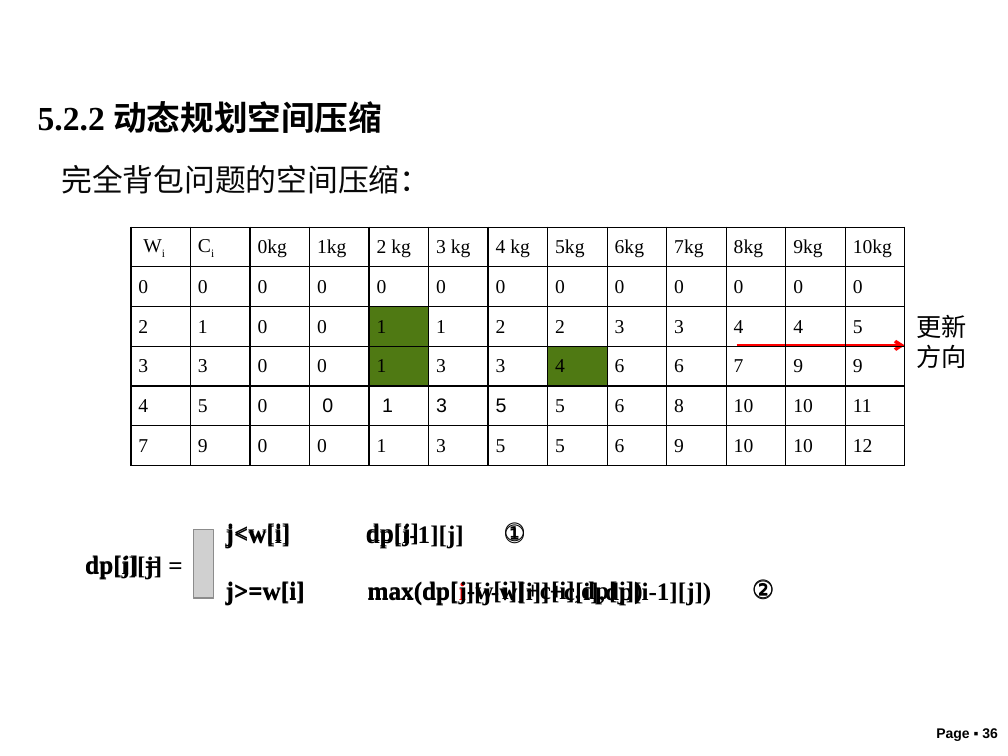
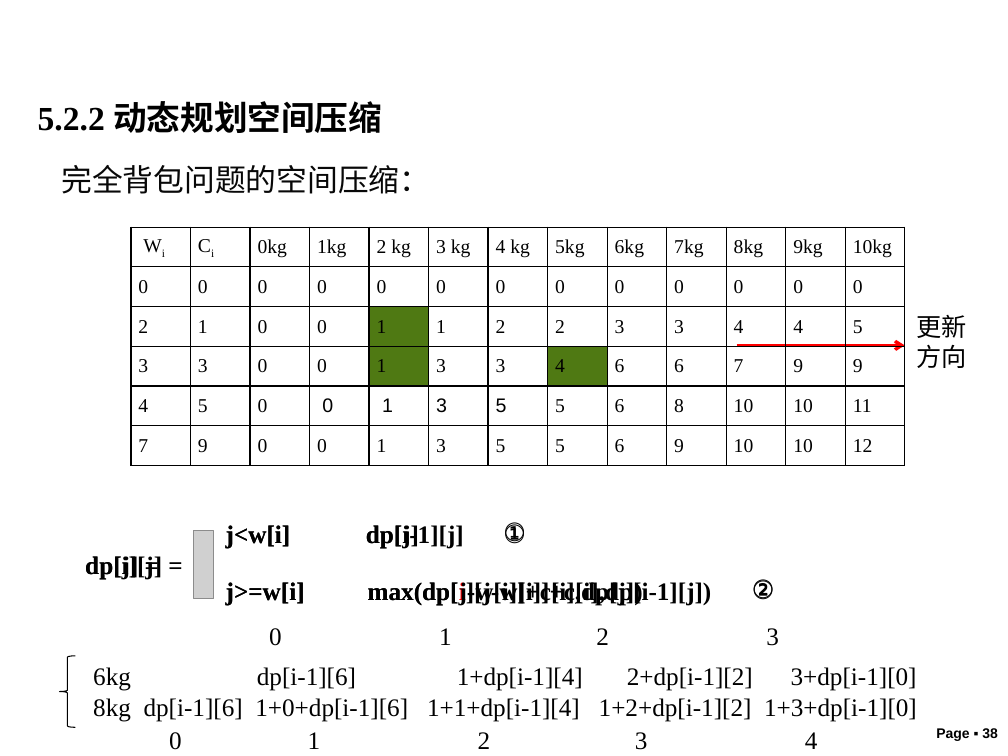
Before and after one commit to liutongling/DP, a slide deck: slide 38 of file/第5章 动态规划法.pptx (slide 36 before the commit). Drawn at 1008x756 pixels with LibreOffice and Linux fonts; fonts in the diff are those of the drawing; grey boxes stand for pictures; background and template pictures are left out. Boxes give left, top, right and bottom in pixels: in the first picture for what was removed or moved away, otherwise in the second. Text is boxed around its words. In the diff, an @@ line names an element or a change of style, - is before the commit and + after.

```diff
--- a/file/第5章 动态规划法.pptx
+++ b/file/第5章 动态规划法.pptx
@@ text "j>=w[i] max(dp[j-w[i]]+c[i],dp[j])" rewrapped from (366, 523, 643, 605) to (368, 582, 643, 606) @@
@@ text added at (269, 628, 917, 722), 18 pt, text #000000 @@
+0 1 2 3 4
@@ left brace added at (59, 656, 76, 728), outline #000000 0.75 pt @@
@@ text added at (93, 667, 917, 722), 18 pt, text #000000 @@
+6kg dp[i-1][6] 1+dp[i-1][4] 2+dp[i-1][2] 3+dp[i-1][0]
+8kg dp[i-1][6] 1+0+dp[i-1][6] 1+1+dp[i-1][4] 1+2+dp[i-1][2] 1+3+dp[i-1][0]
@@ text added at (169, 732, 648, 750), 18 pt, text #000000 @@
+0 1 2 3
```
Also in this commit, not shown: 4 slides added.
